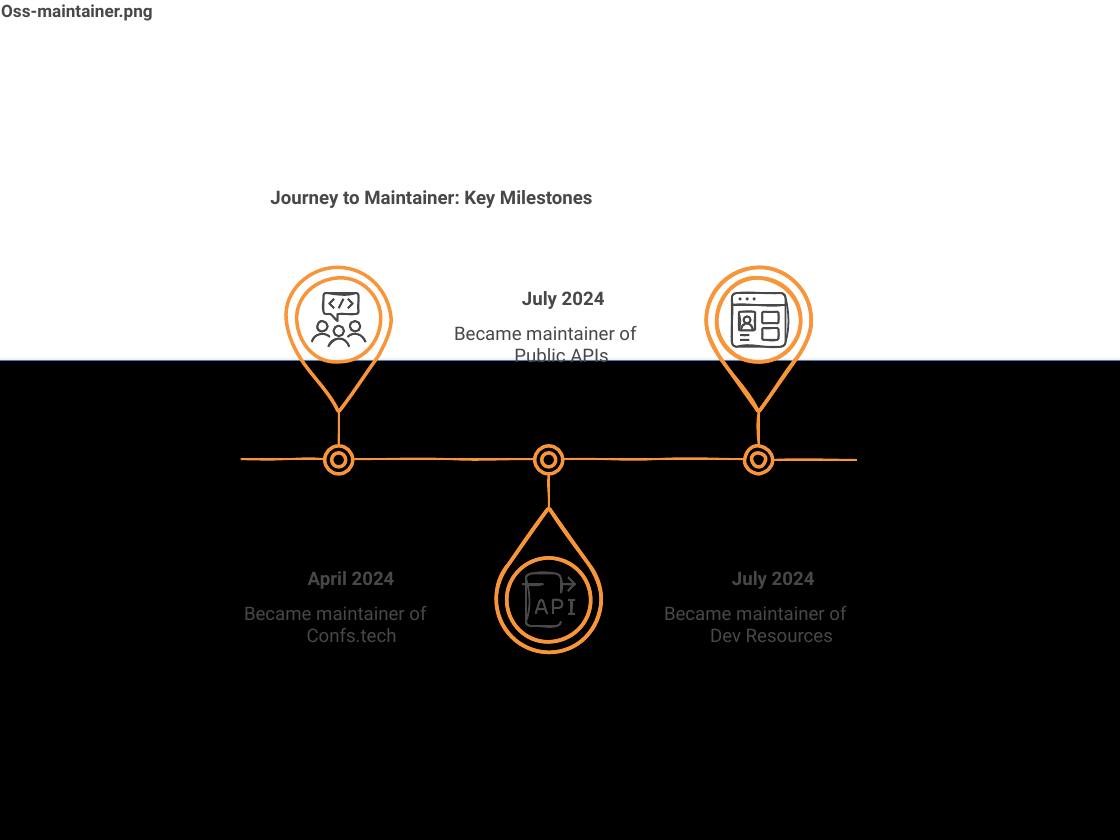
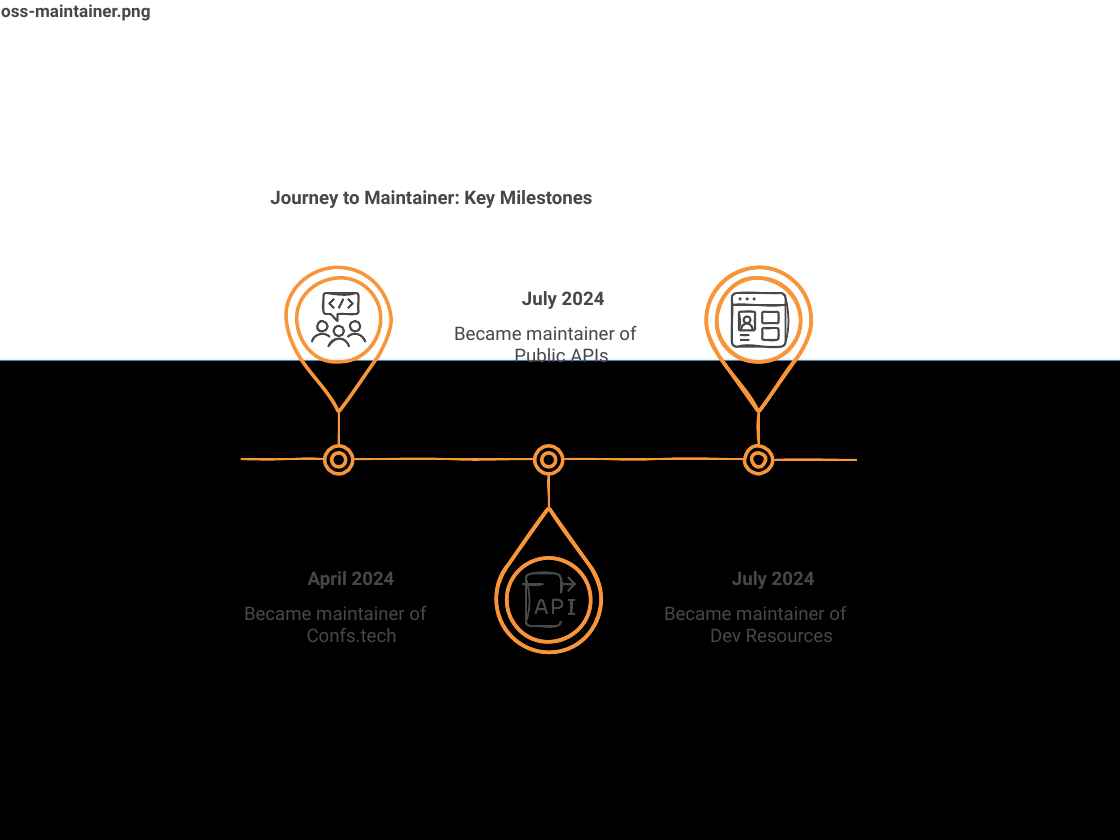
Before and after one commit to JuanPabloDiaz/jpdiaz, a slide deck: slide 13 of src/assets/images/blog/blog-images.pptx (slide 12 before the commit). Drawn at 1120x840 pixels with LibreOffice and Linux fonts; fonts in the diff are those of the drawing. Boxes give left, top, right and bottom in pixels: in the first picture for what was removed or moved away, otherwise in the second. Text is boxed around its words. In the diff, an @@ line names an element or a change of style, - is before the commit and + after.

```diff
--- a/src/assets/images/blog/blog-images.pptx
+++ b/src/assets/images/blog/blog-images.pptx
@@ text at <box>1,4,150,21</box>: text changed @@
-Oss-maintainer.png
+oss-maintainer.png
```
Also in this commit, not shown: 4 slides added.
